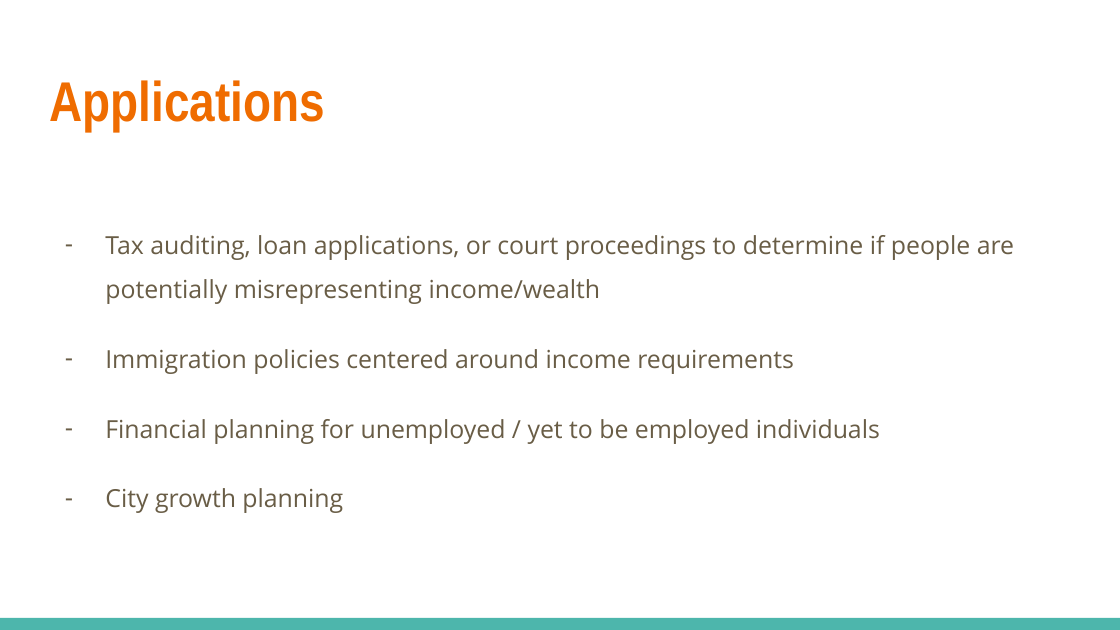
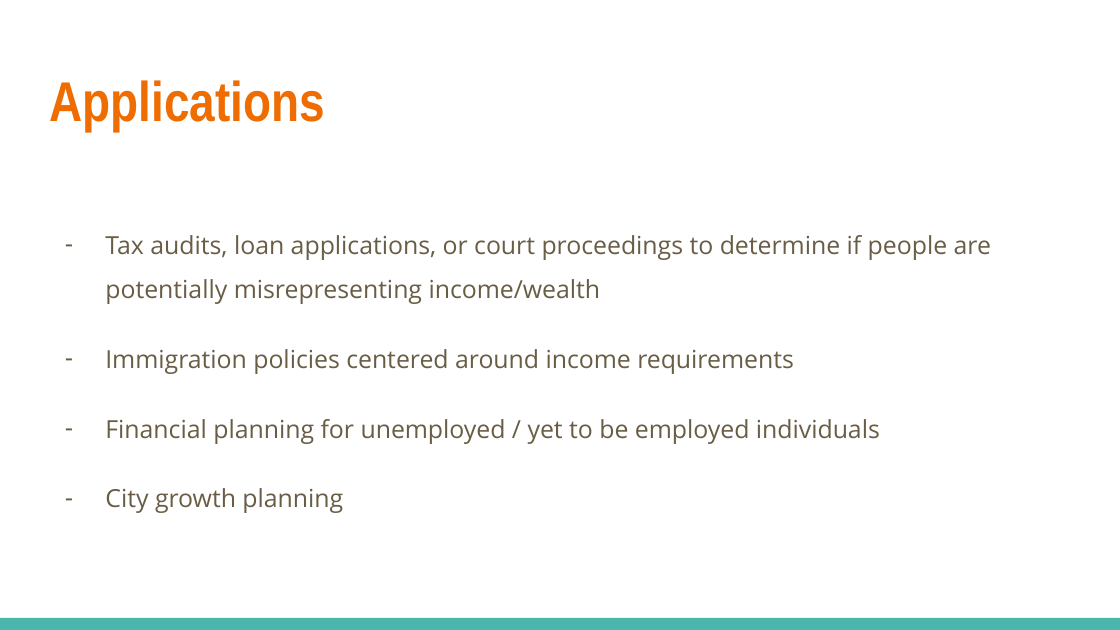
Before and after one commit to tholland/CCIS-CS6620, a slide deck: slide 14 of project/DM Final Presentation.pptx. Drawn at 1120x630 pixels with LibreOffice and Linux fonts; fonts in the diff are those of the drawing. Boxes give left, top, right and bottom in pixels: in the first picture for what was removed or moved away, otherwise in the second. Text is boxed around its words. In the diff, an @@ line names an element or a change of style, - is before the commit and + after.

Commit message:
grammar

```diff
--- a/project/DM Final Presentation.pptx
+++ b/project/DM Final Presentation.pptx
@@ text at <box>105,235,991,304</box>: text changed @@
-– Tax auditing, loan applications, or court proceedings to determine if people are potentially misrepresenting income/wealth
+– Tax audits, loan applications, or court proceedings to determine if people are potentially misrepresenting income/wealth
```
